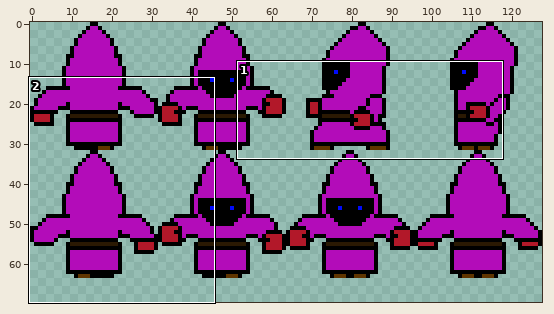
Two versions of one sprite sheet, Graphics/Sprites/Anomalous/Players/Mage.png. The picture above shows the old version from afar; the outline marks the close-up.
Close-up. Before the commit:
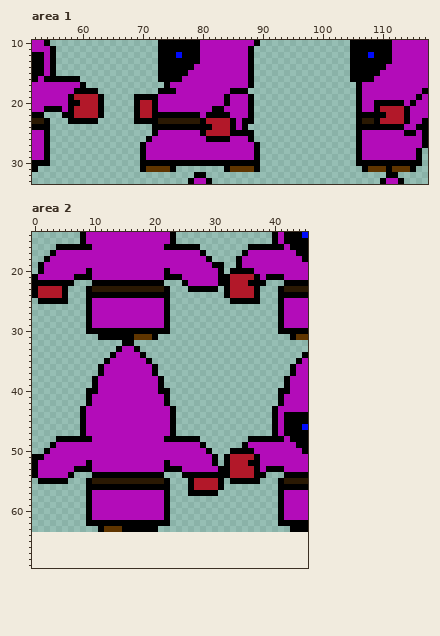
The file is 128x64 pixels. Shown: area 1: x 52..117, y 10..33; area 2: x 0..45, y 14..69. The old version is drawn lined up with the new one, on the new canvas. The commit also changed other parts of the picture, which this record leaves out.
After:
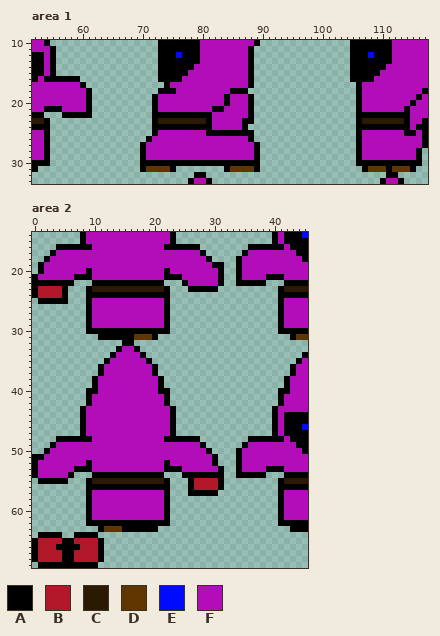
Palette (. is transparent): A #000000  B #b21829  C #2a1903  D #5f3500  E #000bfb  F #b30cb9
Changes in this commit:
{"change": "canvas 128x64 -> 128x70"}
{"where": "area 1"}
{"y":18,"x":59,"old":"AA","new":"FF"}
{"y":18,"x":62,"old":"A","new":"."}
{"y":19,"x":58,"old":"ABBBBA","new":"FFFA.."}
{"y":19,"x":69,"old":"AAA","new":"..."}
{"y":20,"x":58,"old":"AABBBA","new":"FFFA.."}
{"y":20,"x":69,"old":"ABB","new":"..."}
{"y":20,"x":109,"old":"AAAAA","new":"FFFFF"}
{"y":21,"x":58,"old":"ABBBBA","new":"FFFA.."}
{"y":21,"x":69,"old":"ABB","new":"..."}
{"y":21,"x":109,"old":"ABBBB","new":"FFFFF"}
{"y":22,"x":59,"old":"BBBBA","new":"AAA.."}
{"y":22,"x":69,"old":"ABB","new":"..."}
{"y":22,"x":80,"old":"F","new":"A"}
{"y":22,"x":82,"old":"AAA","new":"FFF"}
{"y":22,"x":111,"old":"BBB","new":"AAA"}
{"y":23,"x":58,"old":"AAAAA","new":"....."}
{"y":23,"x":69,"old":"AAA","new":"..."}
{"y":23,"x":80,"old":"ABBBBA","new":"CAFFFF"}
{"y":23,"x":109,"old":"ABBBB","new":"CCCCC"}
{"y":24,"x":82,"old":"BBBA","new":"FFFF"}
{"y":24,"x":114,"old":"F","new":"A"}
{"y":25,"x":80,"old":"ABBBB","new":"FAAAA"}
{"y":26,"x":81,"old":"AAAA","new":"FFFF"}
{"where": "area 2"}
{"y":20,"x":33,"old":"A","new":"."}
{"y":20,"x":35,"old":"AA","new":"FF"}
{"y":21,"x":32,"old":"ABBBBA","new":"..AFFF"}
{"y":22,"x":32,"old":"ABBB","new":"..AA"}
{"y":23,"x":32,"old":"ABBBBA","new":"......"}
{"y":24,"x":32,"old":"ABBBBA","new":"......"}
{"y":25,"x":33,"old":"AAAAA","new":"....."}
{"y":50,"x":33,"old":"A","new":"."}
{"y":50,"x":35,"old":"AA","new":"FF"}
{"y":51,"x":32,"old":"ABBBBA","new":"..AFFF"}
{"y":52,"x":32,"old":"ABBBAA","new":"..AFFF"}
{"y":53,"x":32,"old":"ABBBBA","new":"..AFFF"}
{"y":54,"x":32,"old":"ABBBB","new":"..AAA"}
{"y":55,"x":33,"old":"AAAAA","new":"....."}
{"y":64,"x":1,"old":"....","new":"AAAA"}
{"y":64,"x":7,"old":"....","new":"AAAA"}
{"y":65,"x":0,"old":"............","new":"ABBBBAABBBBA"}
{"y":66,"x":0,"old":"............","new":"ABBBAAAABBBA"}
{"y":67,"x":0,"old":"............","new":"ABBBBAABBBBA"}
{"y":68,"x":0,"old":"............","new":"ABBBBAABBBBA"}
{"y":69,"x":1,"old":"..........","new":"AAAAAAAAAA"}
{"label":"changed","picture_box":[68,88,104,124]}
{"label":"erased","picture_box":[134,94,152,124]}
{"label":"changed","picture_box":[374,100,410,130]}
{"label":"changed","picture_box":[200,112,236,142]}
{"label":"changed","picture_box":[224,268,260,304]}
{"label":"changed","picture_box":[224,448,260,484]}
{"label":"added","picture_box":[32,532,104,568]}
